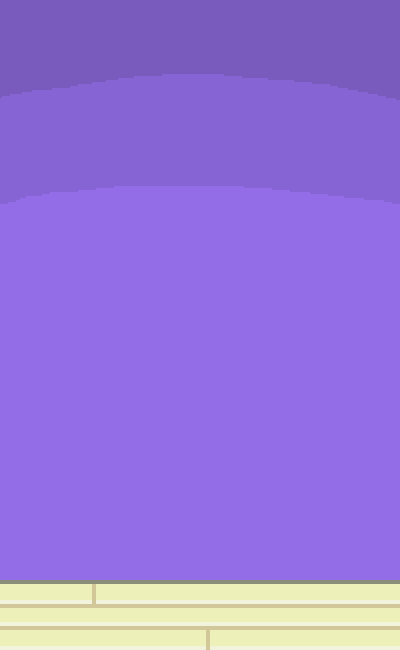
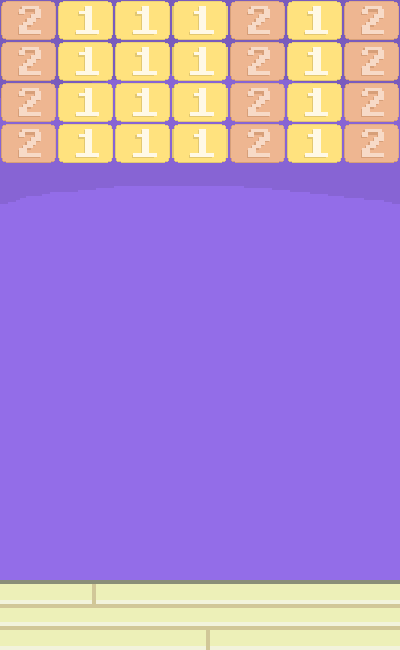
Before/after of a 400×650 layered artwork. What changed in the layer stack:
showed group "1Blocks copy 3" (4 layers) over [left=58, top=124, right=342, bottom=163]
showed group "2Blocks copy 3" (3 layers) over [left=1, top=124, right=399, bottom=163]
showed group "1Blocks copy 2" (4 layers) over [left=58, top=83, right=342, bottom=122]
showed group "2Blocks copy 2" (3 layers) over [left=1, top=83, right=399, bottom=122]
showed group "1Blocks copy" (4 layers) over [left=58, top=42, right=342, bottom=81]
showed group "2Blocks copy" (3 layers) over [left=1, top=42, right=399, bottom=81]
showed group "1Blocks" (4 layers) over [left=58, top=1, right=342, bottom=40]
showed group "2Blocks" (3 layers) over [left=1, top=1, right=399, bottom=40]
